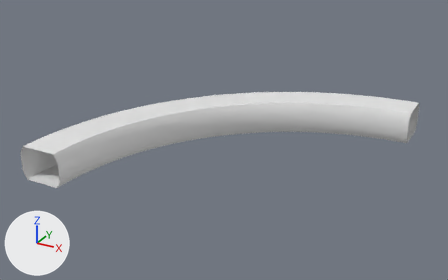
The Blender file Blender/Curved Corridor.blend, before and after one commit.
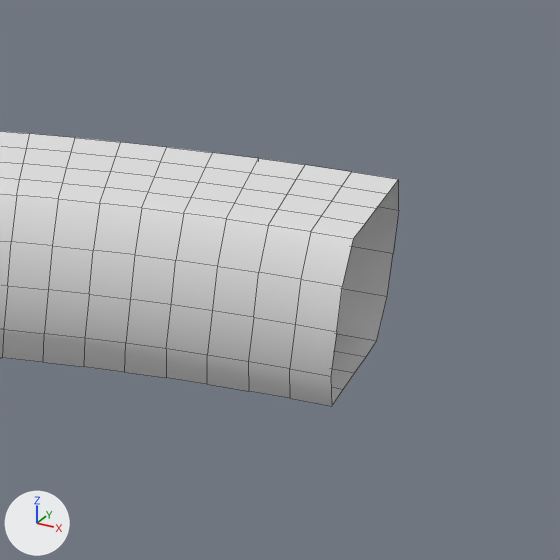
Each version is shown whole from a 50 mm lens placed at (29.45, -56.48, 27.54), pointed at (-1.07, -0.97, -0.21), then close up on the part from 78% to 100% of the width and 25% to 61% of the height. Arrows for +X, +Y and +Z are at lower left; the lights stay in place. The close-ups show mesh edges as thin lines. The same objects are shown in both versions, whatever each file hides.

Script lines for the objects in view, before the commit:
```python
me_curved_corridor = bpy.data.meshes.new('Curved Corridor')
me_curved_corridor.from_pydata(...)  # 832 vertices, 816 faces; spans x -32.5..32.5, y -32.5..32.5, z -3.7..3.7
me_curved_corridor.polygons.foreach_set('use_smooth', [True] * 816)
# before: 816 (32.5, 22.5, 0.0), 817 (32.5, 22.5, -2.0), 818 (32.5, 25.5, 3.7), 819 (32.5, 27.5, 3.7), 820 (32.5, 29.5, 3.7)
# before: 821 (32.5, 23.5, -3.7), 822 (32.5, 25.5, -3.7), 823 (32.5, 27.5, -3.7), 824 (32.5, 29.5, -3.7), 825 (32.5, 32.5, 2.0)
# before: 826 (32.5, 31.5, 3.7), 827 (32.5, 31.5, -3.7), 828 (32.5, 23.5, 3.7), 829 (32.5, 22.5, 2.0), 830 (32.5, 32.5, -2.0)
# before: 831 (32.5, 32.5, 0.0)
ob_curved_corridor = bpy.data.objects.new('Curved Corridor', me_curved_corridor)
ob_curved_corridor.location = (0.0, 0.0, 0.0)
ob_curved_corridor.scale = (0.5, 0.5, 0.5)
```
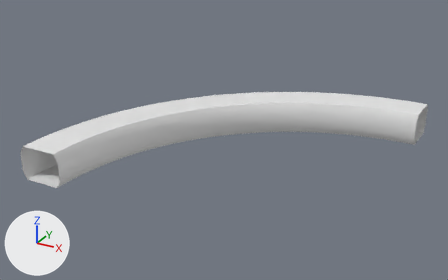
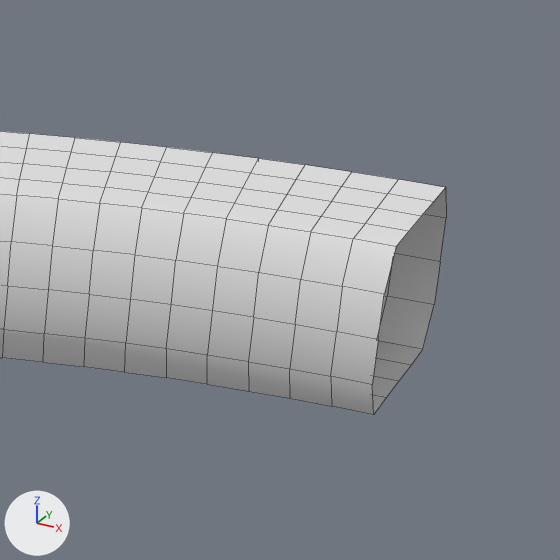
Location of each change, (x1, y1, x2, y2) in pixels of the close-ups (560 x 560 px):
```json
{"object": "Curved Corridor", "change": "reshaped", "before": [0, 131, 399, 406], "after": [0, 131, 446, 415]}
{"part": 1, "of": "me_curved_corridor", "change": "added", "after": [331, 179, 446, 415]}
```

Edits to the scene script, one JSON object a line:
```json
{"block": "me_curved_corridor", "where": "me_curved_corridor.from_pydata(...)  # 832 vertices, 816 faces; spans x -32.5..32.5, y -32.5..32.5, z -3.7..3.7"}
{"block": "me_curved_corridor", "where": "# used by ob_curved_corridor; location = (0.0, 0.0, 0.0); scale = (0.5, 0.5, 0.5)"}
{"block": "me_curved_corridor", "where": "# verts and faces of me_curved_corridor; kept vertices keep their numbers, new ones are numbered from 832"}
{"block": "me_curved_corridor", "change": "me_curved_corridor part 1"}
{"op": "add", "block": "me_curved_corridor", "code": "for new, old in zip([*range(832, 837)], [825, 826, 827, 830, 831]): verts[new] = verts[old] + (2.0, 0.0, 0.0)"}
{"op": "add", "block": "me_curved_corridor", "code": "for new, old in zip([*range(837, 842)], [816, 817, 821, 828, 829]): verts[new] = verts[old] + (1.7, 0.0, 0.0)"}
{"op": "add", "block": "me_curved_corridor", "code": "for new, old in zip([*range(842, 846)], [818, 819, 822, 823]): verts[new] = verts[old] + (1.8, 0.0, 0.0)"}
{"op": "add", "block": "me_curved_corridor", "code": "verts[846] = (34.4, 29.5, -3.7)"}
{"op": "add", "block": "me_curved_corridor", "code": "verts[847] = (34.4, 29.5, 3.7)"}
{"op": "add", "block": "me_curved_corridor", "code": "faces += [(817, 838, 839, 821), (816, 837, 838, 817), (828, 840, 841, 829), (816, 829, 841, 837), (820, 826, 833, 847), (818, 842, 840, 828)]"}
{"op": "add", "block": "me_curved_corridor", "code": "faces += [(818, 819, 843, 842), (819, 820, 847, 843), (824, 846, 834, 827), (821, 839, 844, 822), (822, 844, 845, 823), (823, 845, 846, 824)]"}
{"op": "add", "block": "me_curved_corridor", "code": "faces += [(827, 834, 835, 830), (830, 835, 836, 831), (825, 832, 833, 826), (825, 831, 836, 832)]"}
```
